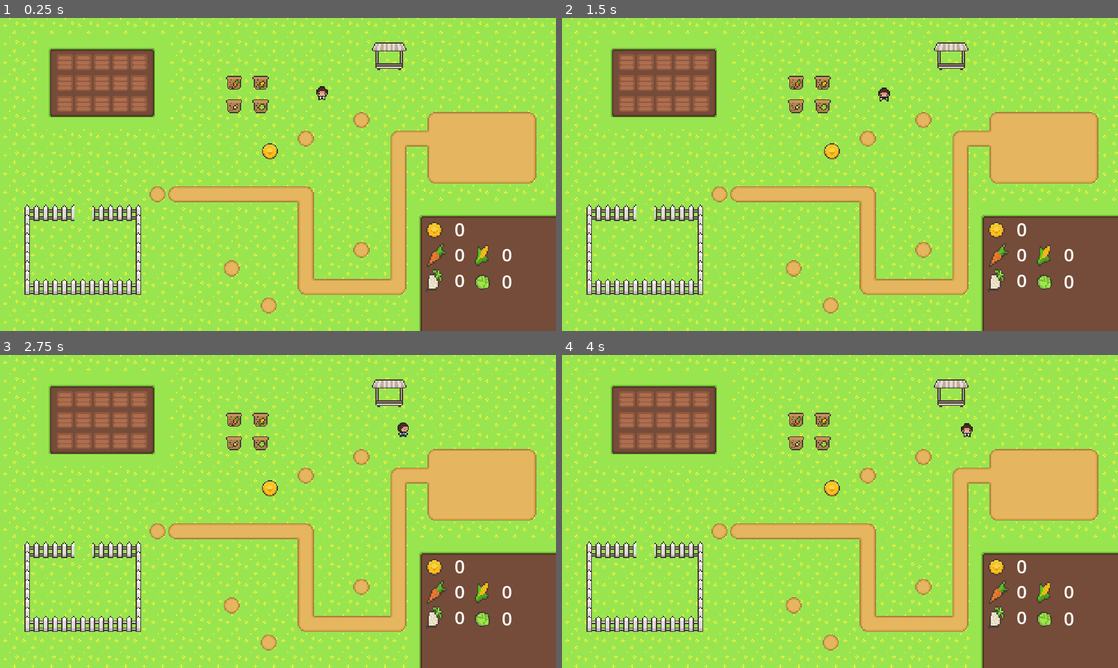
Above: before the commit, frames 1-4 (two rows, left to right).
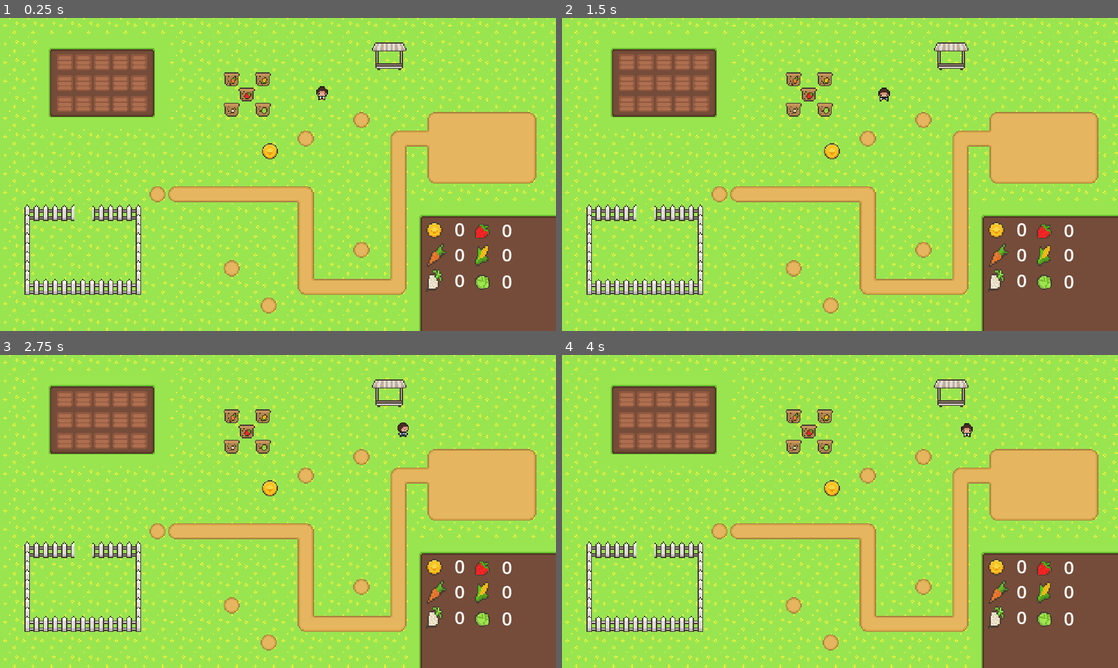
Above: after the commit, the same moments.

Repository: Ahmed-Dadousha/Family-Farm
Game: Godot game, scene res://Scenes/Levels/game.tscn
The game is run twice, just before and just after one commit, with the same random seed, the same clock (stepped at 60 frames per second) and the same inputs.
Inputs (mouse positions are in pixels of both pictures, inside the frame that each line leads up to):
- Up to frame 1 (0.25 s): no input
- Up to frame 2 (1.5 s): drag from (628, 61) to (701, 102) at 0.52 s; drag from (628, 83) to (812, 237) at 1.27 s
- Up to frame 3 (2.75 s): move the mouse to (66, 439) at 2.02 s; press the mouse at (66, 439) at 2.03 s; hold D (right) from 2.03 s (still down)
- Up to frame 4 (4 s): release D (right) at 2.75 s; release the mouse at (628, 439) at 2.75 s; drag from (645, 398) to (673, 464) at 2.77 s; tap Enter at 3.5 s; drag from (645, 420) to (867, 511) at 3.52 s

The runs differ from the first frame. In frame 1, 0.8% of the frame differs, in the area x 40-92%, y 17-71%; in frame 2, 0.8%; in frame 3, 0.8%; in frame 4, 0.8%.

Commit message:
Feat: Strawberry

Diff:
--- a/Scenes/Levels/game.tscn
+++ b/Scenes/Levels/game.tscn
@@ -9,6 +9,7 @@
 [ext_resource type="PackedScene" uid="uid://dhns1ns4iwdae" path="res://Scenes/Statics/corn_seedpack.tscn" id="6_dge3g"]
 [ext_resource type="PackedScene" uid="uid://bvkjjbgenibev" path="res://Scenes/Statics/cabbage_seedpack.tscn" id="7_8rc78"]
 [ext_resource type="PackedScene" uid="uid://d2imb1amihj2w" path="res://Scenes/Statics/sell_zone.tscn" id="7_frcfd"]
+[ext_resource type="PackedScene" uid="uid://vh6ygasb5djl" path="res://Scenes/Statics/strawberry_seedpack.tscn" id="8_x6yb1"]
 
 [sub_resource type="TileSetAtlasSource" id="TileSetAtlasSource_yn5ci"]
 texture = ExtResource("1_3hh6q")
@@ -254,6 +255,21 @@
 "speed": 0.0
 }]
 
+[sub_resource type="AtlasTexture" id="AtlasTexture_hkpav"]
+atlas = ExtResource("1_3hh6q")
+region = Rect2(160, 48, 16, 16)
+
+[sub_resource type="SpriteFrames" id="SpriteFrames_1gxns"]
+animations = [{
+"frames": [{
+"duration": 1.0,
+"texture": SubResource("AtlasTexture_hkpav")
+}],
+"loop": false,
+"name": &"default",
+"speed": 0.0
+}]
+
 [node name="Game" type="Node2D"]
 script = ExtResource("1_064u5")
 
@@ -316,16 +332,19 @@
 [node name="seedPacks" type="Node2D" parent="."]
 
 [node name="carrot_seedpack" parent="seedPacks" instance=ExtResource("2_lgyi7")]
-position = Vector2(202, 56)
+position = Vector2(200, 53)
 
 [node name="onion_seedpack" parent="seedPacks" instance=ExtResource("3_ajads")]
-position = Vector2(202, 76)
+position = Vector2(200, 79)
 
 [node name="corn_seedpack" parent="seedPacks" instance=ExtResource("6_dge3g")]
-position = Vector2(225, 56)
+position = Vector2(227, 53)
 
 [node name="cabbage_seedpack" parent="seedPacks" instance=ExtResource("7_8rc78")]
-position = Vector2(225, 76)
+position = Vector2(227, 79)
+
+[node name="strawberry_seedpack" parent="seedPacks" instance=ExtResource("8_x6yb1")]
+position = Vector2(213, 66)
 
 [node name="Counts" type="Node2D" parent="."]
 position = Vector2(375, 220)
@@ -412,6 +431,23 @@
 vertical_alignment = 1
 metadata/_edit_use_anchors_ = true
 
+[node name="Strawberries" type="Node2D" parent="Counts"]
+position = Vector2(42, -40)
+
+[node name="StrawberryIcon" type="AnimatedSprite2D" parent="Counts/Strawberries"]
+position = Vector2(-1, 4.5)
+sprite_frames = SubResource("SpriteFrames_1gxns")
+
+[node name="StrawberryText" type="Label" parent="Counts/Strawberries"]
+offset_left = 16.0
+offset_top = -8.0
+offset_right = 26.0
+offset_bottom = 15.0
+text = "0"
+horizontal_alignment = 1
+vertical_alignment = 1
+metadata/_edit_use_anchors_ = true
+
 [node name="sell_zone" parent="." instance=ExtResource("7_frcfd")]
 position = Vector2(233, 115)
 
--- a/Scenes/Statics/growning_zone.tscn
+++ b/Scenes/Statics/growning_zone.tscn
@@ -73,6 +73,18 @@
 atlas = ExtResource("1_cuuym")
 region = Rect2(96, 48, 16, 16)
 
+[sub_resource type="AtlasTexture" id="AtlasTexture_5qcra"]
+atlas = ExtResource("1_cuuym")
+region = Rect2(0, 64, 16, 16)
+
+[sub_resource type="AtlasTexture" id="AtlasTexture_de3up"]
+atlas = ExtResource("1_cuuym")
+region = Rect2(192, 48, 16, 16)
+
+[sub_resource type="AtlasTexture" id="AtlasTexture_15a0q"]
+atlas = ExtResource("1_cuuym")
+region = Rect2(176, 48, 16, 16)
+
 [sub_resource type="SpriteFrames" id="SpriteFrames_7adm5"]
 animations = [{
 "frames": [{
@@ -138,6 +150,20 @@
 "loop": false,
 "name": &"onion_growing",
 "speed": 0.0
+}, {
+"frames": [{
+"duration": 1.0,
+"texture": SubResource("AtlasTexture_5qcra")
+}, {
+"duration": 1.0,
+"texture": SubResource("AtlasTexture_de3up")
+}, {
+"duration": 1.0,
+"texture": SubResource("AtlasTexture_15a0q")
+}],
+"loop": false,
+"name": &"strawberry_growing",
+"speed": 0.0
 }]
 
 [node name="growning_zone" type="Node2D"]
@@ -152,9 +178,9 @@
 shape = SubResource("RectangleShape2D_utkgj")
 
 [node name="plant" type="AnimatedSprite2D" parent="."]
-position = Vector2(0, -6)
+position = Vector2(0, -3)
 sprite_frames = SubResource("SpriteFrames_7adm5")
-animation = &"none"
+animation = &"strawberry_growing"
 
 [node name="carrot_grow_timer" type="Timer" parent="."]
 wait_time = 5.0
@@ -167,6 +193,11 @@
 
 [node name="cabbage_grow_timer" type="Timer" parent="."]
 wait_time = 5.0
+
+[node name="strawberry_grow_timer" type="Timer" parent="."]
+wait_time = 5.0
+
+[node name="Timers" type="Node" parent="."]
 
 [connection signal="area_entered" from="Area2D" to="." method="_on_area_2d_area_entered"]
 [connection signal="input_event" from="Area2D" to="." method="_on_area_2d_input_event"]
@@ -174,3 +205,4 @@
 [connection signal="timeout" from="onion_grow_timer" to="." method="_on_onion_grow_timer_timeout"]
 [connection signal="timeout" from="corn_grow_timer" to="." method="_on_corn_grow_timer_timeout"]
 [connection signal="timeout" from="cabbage_grow_timer" to="." method="_on_cabbage_grow_timer_timeout"]
+[connection signal="timeout" from="strawberry_grow_timer" to="." method="_on_strawberry_grow_timer_timeout"]
--- /dev/null
+++ b/Scenes/Statics/strawberry_seedpack.tscn
@@ -0,0 +1,37 @@
+[gd_scene load_steps=6 format=3 uid="uid://vh6ygasb5djl"]
+
+[ext_resource type="Script" path="res://Scripts/strawberry_seedpack.gd" id="1_hheaq"]
+[ext_resource type="Texture2D" uid="uid://6o0y52dm1hqi" path="res://Assets/farmingTilesheetComplete.png" id="1_w0ca1"]
+
+[sub_resource type="AtlasTexture" id="AtlasTexture_napi0"]
+atlas = ExtResource("1_w0ca1")
+region = Rect2(16, 64, 16, 16)
+
+[sub_resource type="SpriteFrames" id="SpriteFrames_3wp43"]
+animations = [{
+"frames": [{
+"duration": 1.0,
+"texture": SubResource("AtlasTexture_napi0")
+}],
+"loop": false,
+"name": &"default",
+"speed": 0.0
+}]
+
+[sub_resource type="CircleShape2D" id="CircleShape2D_br7nj"]
+radius = 6.0
+
+[node name="strawberry_seedpack" type="Node2D"]
+script = ExtResource("1_hheaq")
+
+[node name="AnimatedSprite2D" type="AnimatedSprite2D" parent="."]
+position = Vector2(1, 0)
+sprite_frames = SubResource("SpriteFrames_3wp43")
+
+[node name="Area2D" type="Area2D" parent="."]
+
+[node name="CollisionShape2D" type="CollisionShape2D" parent="Area2D"]
+shape = SubResource("CircleShape2D_br7nj")
+
+[connection signal="mouse_entered" from="Area2D" to="." method="_on_area_2d_mouse_entered"]
+[connection signal="mouse_exited" from="Area2D" to="." method="_on_area_2d_mouse_exited"]
--- a/Scripts/GameManager.gd
+++ b/Scripts/GameManager.gd
@@ -8,6 +8,7 @@
 var onionCount: int = 0
 var cornCount: int = 0
 var cabbageCount: int = 0
+var strawberryCount: int = 0
 
 var Coins: int = 0
 var is_dragging: bool = false
--- a/Scripts/game.gd
+++ b/Scripts/game.gd
@@ -7,4 +7,5 @@
 	$Counts/Onions/OnionText.text = str(GameManager.onionCount)
 	$Counts/Corns/CornText.text = str(GameManager.cornCount)
 	$Counts/Cabbages/CabbageText.text = str(GameManager.cabbageCount)
+	$Counts/Strawberries/StrawberryText.text = str(GameManager.strawberryCount)
 	$Counts/Coins/CoinsText.text = str(GameManager.Coins)
--- a/Scripts/growning_zone.gd
+++ b/Scripts/growning_zone.gd
@@ -29,6 +29,10 @@
 			is_growing = true
 			$cabbage_grow_timer.start()
 			$plant.play("cabbage_growing")
+		elif plant == 5:
+			is_growing = true
+			$strawberry_grow_timer.start()
+			$plant.play("strawberry_growing")
 	else:
 		print("Plant is already grown here!")
 
@@ -64,6 +68,14 @@
 		$plant.frame = 2
 		grown = true
 
+func _on_strawberry_grow_timer_timeout():
+	if $plant.frame == 0:
+		$plant.frame = 1
+		$strawberry_grow_timer.start()
+	elif $plant.frame == 1:
+		$plant.frame = 2
+		grown = true
+
 func _on_area_2d_input_event(_viewport, _event, _shape_idx):
 	if Input.is_action_just_pressed("click"):
 		if grown:
@@ -87,3 +99,8 @@
 				is_growing = false
 				grown = false
 				$plant.play("none")
+			elif plant == 5:
+				GameManager.strawberryCount += 1
+				is_growing = false
+				grown = false
+				$plant.play("none")
--- a/Scripts/sell_zone.gd
+++ b/Scripts/sell_zone.gd
@@ -7,10 +7,11 @@
 		var onions: int = GameManager.onionCount
 		var corns: int = GameManager.cornCount
 		var cabbages: int = GameManager.cabbageCount
+		var strawberries: int = GameManager.strawberryCount
 
 		var coins: int = GameManager.Coins
 
-		coins += (carrots * 5) + (onions * 8) + (corns * 11) + (cabbages * 14)
+		coins += (carrots * 5) + (onions * 8) + (corns * 11) + (cabbages * 14) + (strawberries * 2)
 
 		GameManager.Coins = coins
 
@@ -18,3 +19,4 @@
 		GameManager.onionCount = 0
 		GameManager.cornCount = 0
 		GameManager.cabbageCount = 0
+		GameManager.strawberryCount = 0
--- /dev/null
+++ b/Scripts/strawberry_seedpack.gd
@@ -0,0 +1,6 @@
+extends seed_pack
+
+
+# Called when the node enters the scene tree for the first time.
+func _ready():
+	seed_type = 5 # 5 => Strawberry
Not shown: 1 places in Scenes/Levels/game.tscn that only renumber resources
Not shown: 1 places in Scenes/Statics/growning_zone.tscn that only renumber resources
